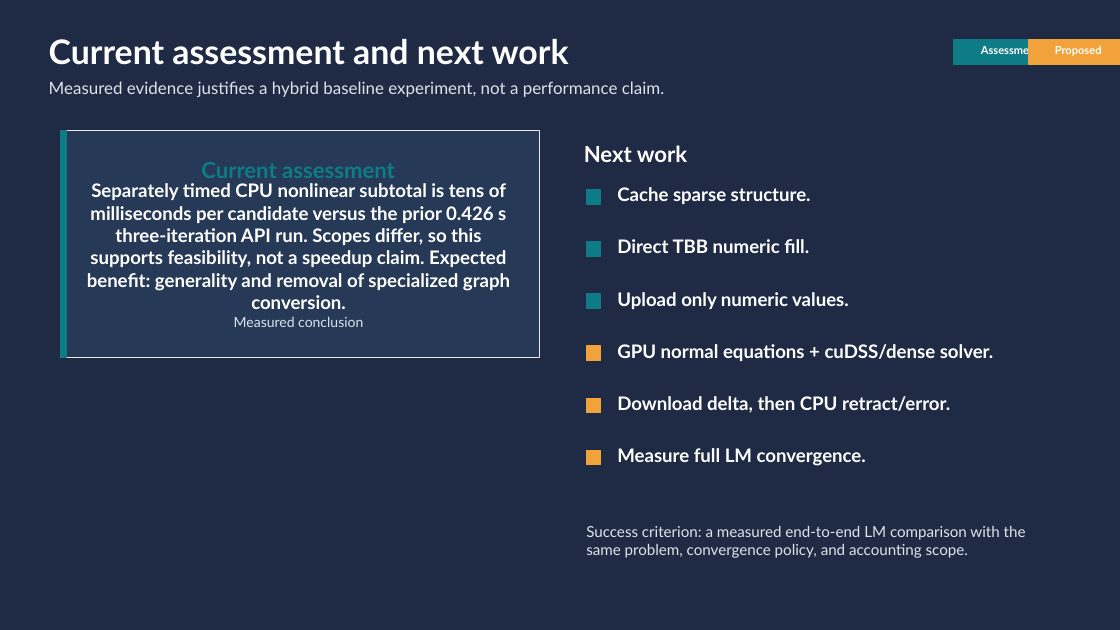
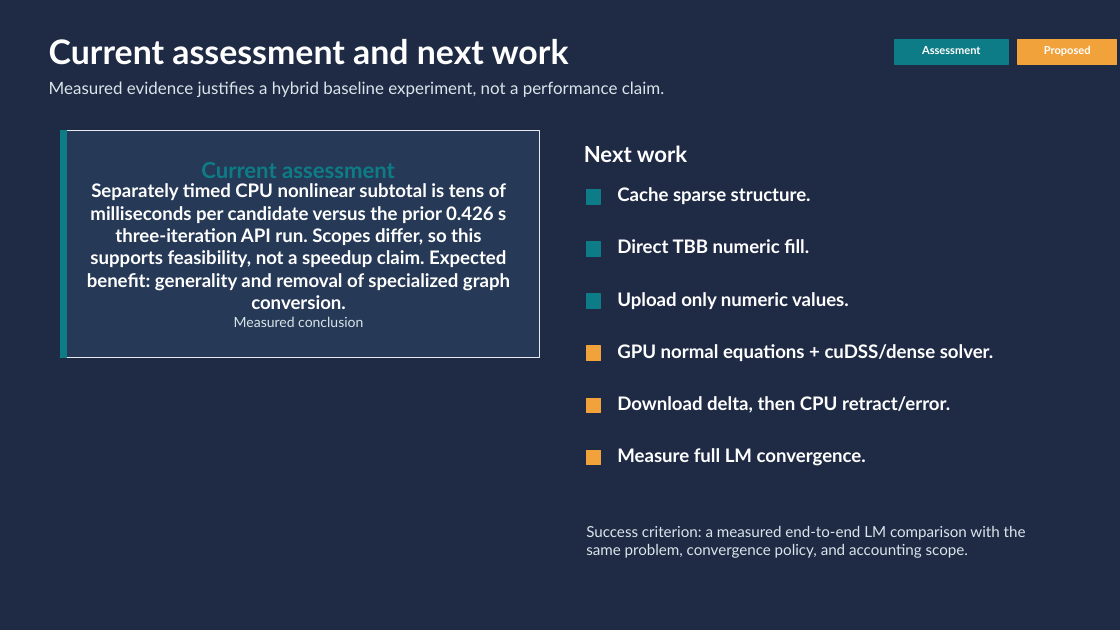
Before and after one commit to borglab/gtsam, a slide deck: slide 9 of timing/sfm_ba/benchmark_logs/20260710T_cuda_sfm_progress/cuda_sfm_progress_update.pptx. Drawn at 1120x630 pixels with LibreOffice and Linux fonts; fonts in the diff are those of the drawing. Boxes give left, top, right and bottom in pixels: in the first picture for what was removed or moved away, otherwise in the second. Text is boxed around its words. In the diff, an @@ line names an element or a change of style, - is before the commit and + after.

```diff
--- a/timing/sfm_ba/benchmark_logs/20260710T_cuda_sfm_progress/cuda_sfm_progress_update.pptx
+++ b/timing/sfm_ba/benchmark_logs/20260710T_cuda_sfm_progress/cuda_sfm_progress_update.pptx
@@ rectangle: place and size @@
-rectangle at bbox=[954, 39, 1067, 65]
+rectangle at bbox=[895, 39, 1008, 65]
@@ text "Assessment" rewrapped from bbox=[981, 45, 1039, 57] to bbox=[922, 46, 980, 54] @@
@@ rectangle: place and size @@
-rectangle at bbox=[1029, 39, 1120, 65]
+rectangle at bbox=[1018, 39, 1117, 65]
@@ text "Proposed": place and size @@
-text "Proposed" at bbox=[1055, 46, 1102, 56]
+text "Proposed" at bbox=[1044, 46, 1091, 56]
```
Also in this commit, not shown: 4 other slides changed, 13 other files.
